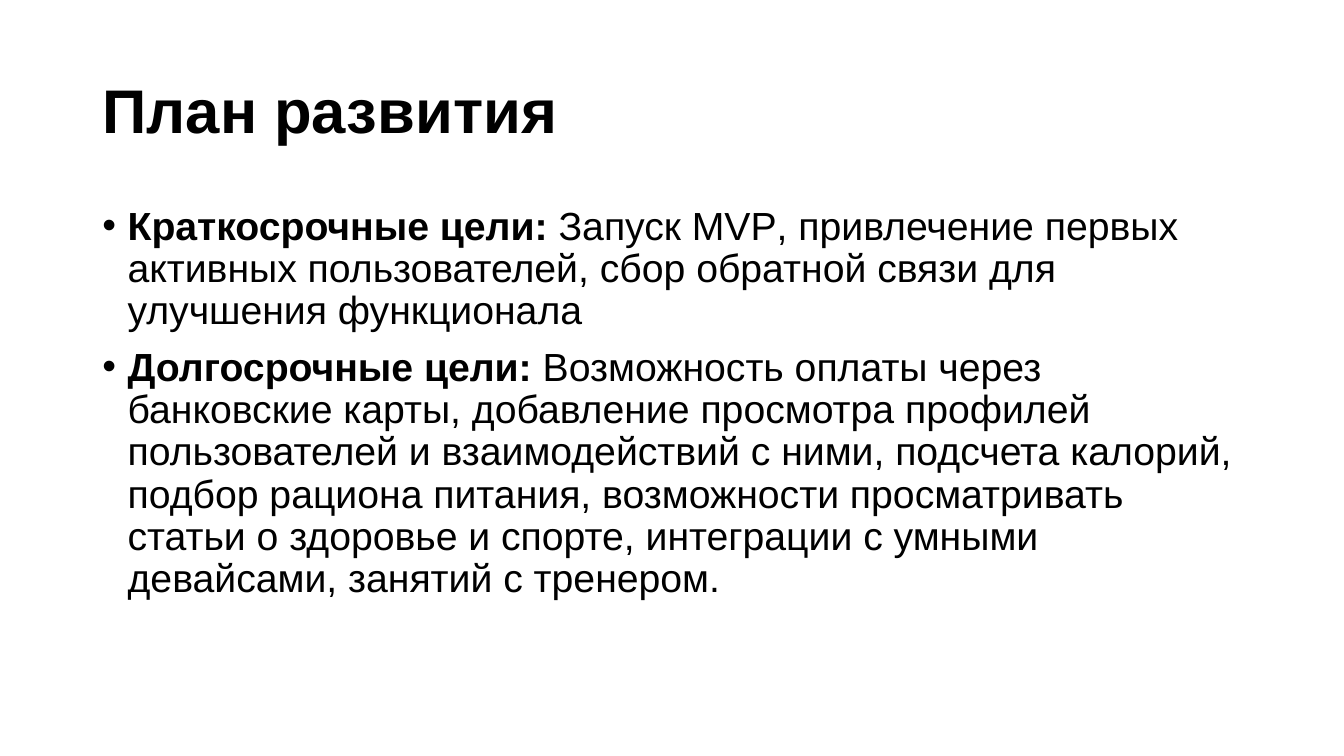
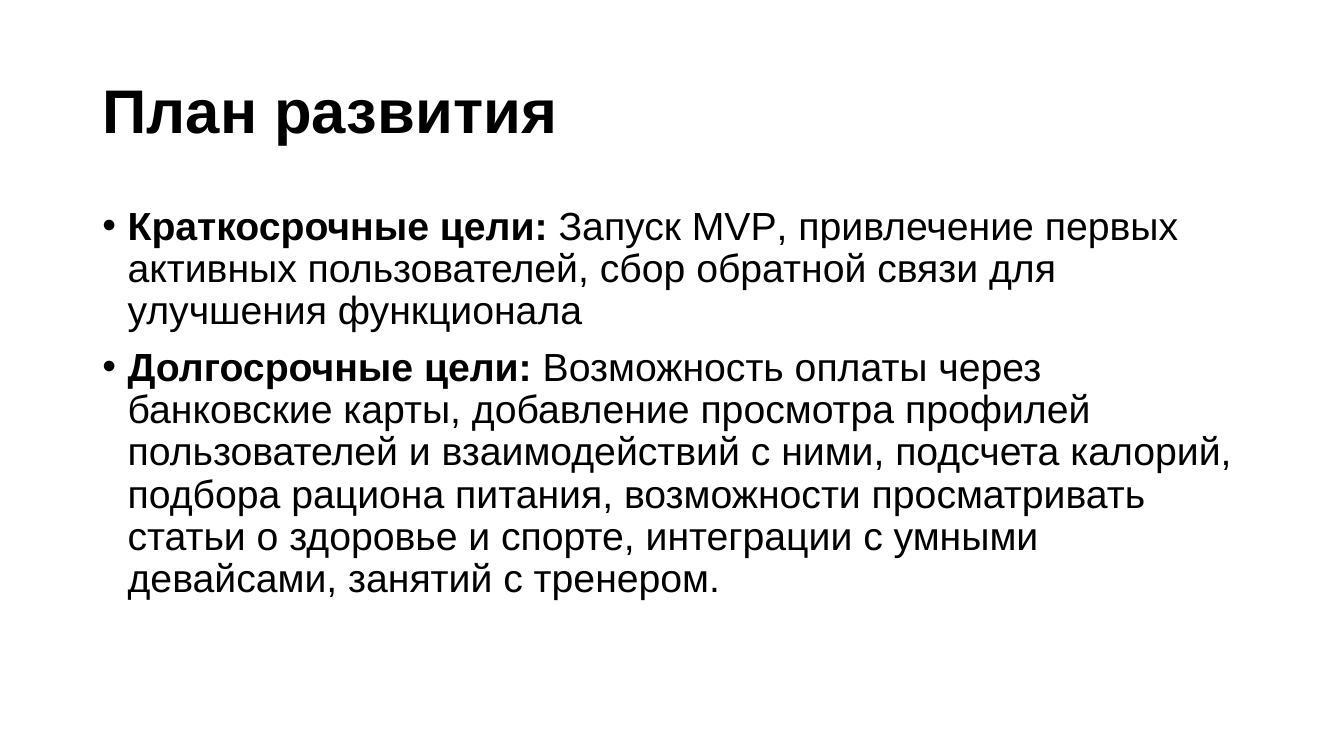
Before and after one commit to partickle/FitHub_Docs, a slide deck: slide 13 of Презентация технического задания.pptx. Drawn at 1344x756 pixels with LibreOffice and Linux fonts; fonts in the diff are those of the drawing. Boxes give left, top, right and bottom in pixels: in the first picture for what was removed or moved away, otherwise in the second. Text is boxed around its words. In the diff, an @@ line names an element or a change of style, - is before the commit and + after.

```diff
--- a/Презентация технического задания.pptx
+++ b/Презентация технического задания.pptx
@@ text at [128,354,1231,600]: text changed @@
-• Долгосрочные цели: Возможность оплаты через банковские карты, добавление просмотра профилей пользователей и взаимодействий с ними, подсчета калорий, подбор рациона питания, возможности просматривать статьи о здоровье и спорте, интеграции с умными девайсами, занятий с тренером.
+• Долгосрочные цели: Возможность оплаты через банковские карты, добавление просмотра профилей пользователей и взаимодействий с ними, подсчета калорий, подбора рациона питания, возможности просматривать статьи о здоровье и спорте, интеграции с умными девайсами, занятий с тренером.
```
Also in this commit, not shown: 4 other slides changed, 1 other file.
